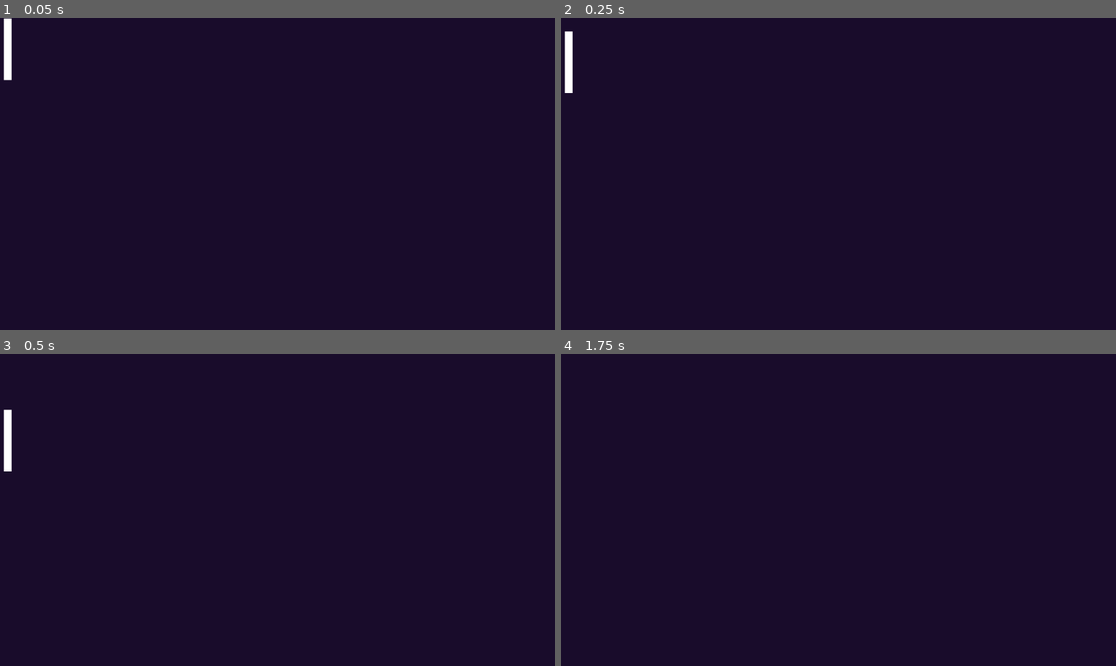
Above: before the commit, frames 1-4 (two rows, left to right).
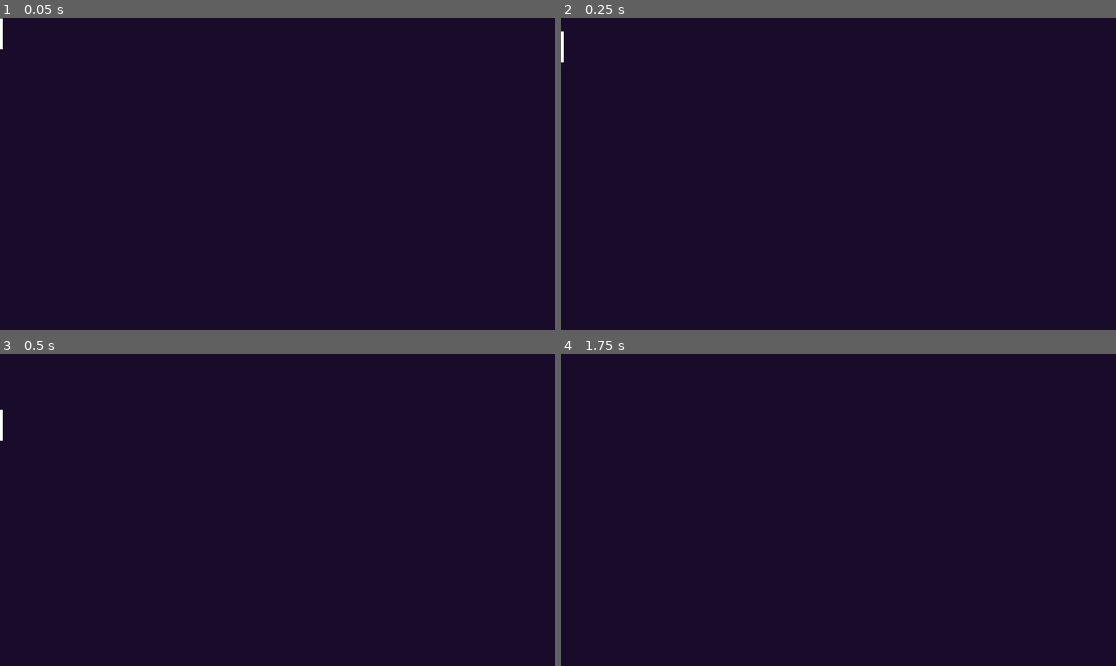
Above: after the commit, the same moments.

Repository: snoutibur/dingohero
Game: Godot game, scene res://scenes/note.tscn
The game is run twice, just before and just after one commit, with the same random seed, the same clock (stepped at 60 frames per second) and the same inputs. This scene is started directly instead of the project's main scene.
Inputs:
- Up to frame 1 (0.05 s): no input
- Up to frame 2 (0.25 s): no input
- Up to frame 3 (0.5 s): no input
- Up to frame 4 (1.75 s): no input

The runs differ from the first frame. In frame 1, 0.4% of the frame differs, in the area x 0-3%, y 0-21%; in frame 2, 0.3%; in frame 3, 0.3%; in frame 4, nothing differs.

Commit message:
Notes kind of fall centered
Mathematically centered, doesn't look right as black keys cover part of the white keys

Diff:
--- a/scenes/Game.tscn
+++ b/scenes/Game.tscn
@@ -22,7 +22,7 @@
 volume_db = -6.0
 
 [node name="Button" type="Button" parent="."]
-z_index = 3
+z_index = 1
 offset_left = 8.0
 offset_top = 8.0
 offset_right = 56.0
@@ -32,6 +32,7 @@
 clip_text = true
 
 [node name="Piano" parent="." instance=ExtResource("5_s0nni")]
+z_index = 1
 anchors_preset = 0
 anchor_top = 0.0
 anchor_right = 0.0
--- a/scenes/note.tscn
+++ b/scenes/note.tscn
@@ -9,29 +9,35 @@
 "
 
 [sub_resource type="RectangleShape2D" id="RectangleShape2D_t3yvt"]
-size = Vector2(0.278525, 3.95764)
+size = Vector2(0.104144, 1.94112)
 
 [node name="Note" type="Control"]
 layout_mode = 3
 anchors_preset = 0
+offset_left = -3.0
+offset_right = -3.0
 script = SubResource("GDScript_t3yvt")
 
 [node name="RigidBody2D" type="RigidBody2D" parent="."]
 position = Vector2(-16.0174, 83.7807)
 
 [node name="NoteRect" type="ColorRect" parent="RigidBody2D"]
-offset_left = 24.0173
-offset_top = -83.7807
-offset_right = 40.0173
-offset_bottom = 44.2193
+offset_left = 19.0
+offset_top = -84.0
+offset_right = 25.0
+offset_bottom = -20.0
+metadata/_edit_group_ = true
 
 [node name="CollisionShape2D" type="CollisionShape2D" parent="RigidBody2D"]
-position = Vector2(32.0174, -19.7807)
+position = Vector2(22.0261, -52.171)
 scale = Vector2(57.4455, 32.3425)
 shape = SubResource("RectangleShape2D_t3yvt")
+disabled = true
+metadata/_edit_group_ = true
 
 [node name="LeaveScreen" type="VisibleOnScreenNotifier2D" parent="RigidBody2D"]
-position = Vector2(32.0173, -19.7807)
-scale = Vector2(0.800001, 6.4)
+position = Vector2(22.0174, -51.7807)
+scale = Vector2(0.3, 3.2)
+metadata/_edit_group_ = true
 
 [connection signal="screen_exited" from="RigidBody2D/LeaveScreen" to="." method="_on_leave_screen_screen_exited"]
--- a/scripts/Game.gd
+++ b/scripts/Game.gd
@@ -8,7 +8,8 @@
 
 func _ready():
 	midi_player.set_soundfont("res://assets/sf/GS sound set (16 bit).SF2")
-	midi_player.set_file("res://maps/LyricWulfFish.mid")
+#	midi_player.set_file("res://maps/LyricWulfFish.mid")
+	midi_player.set_file("res://maps/Shelter/LyricWulfShelter.mid")
 
 	# Start playback for audio and MIDI
 #	audio_player.play()
@@ -60,6 +61,7 @@
 
 	# Put the note where it's supposed to go
 	if key:
-		note_instance.position = Vector2(key.global_position.x, 0)
+		var key_center_position = key.global_position + (key.size * 0.25)
+		note_instance.position = Vector2(key_center_position.x, 0)
 	else:
 		push_error("Failed to get key.")
